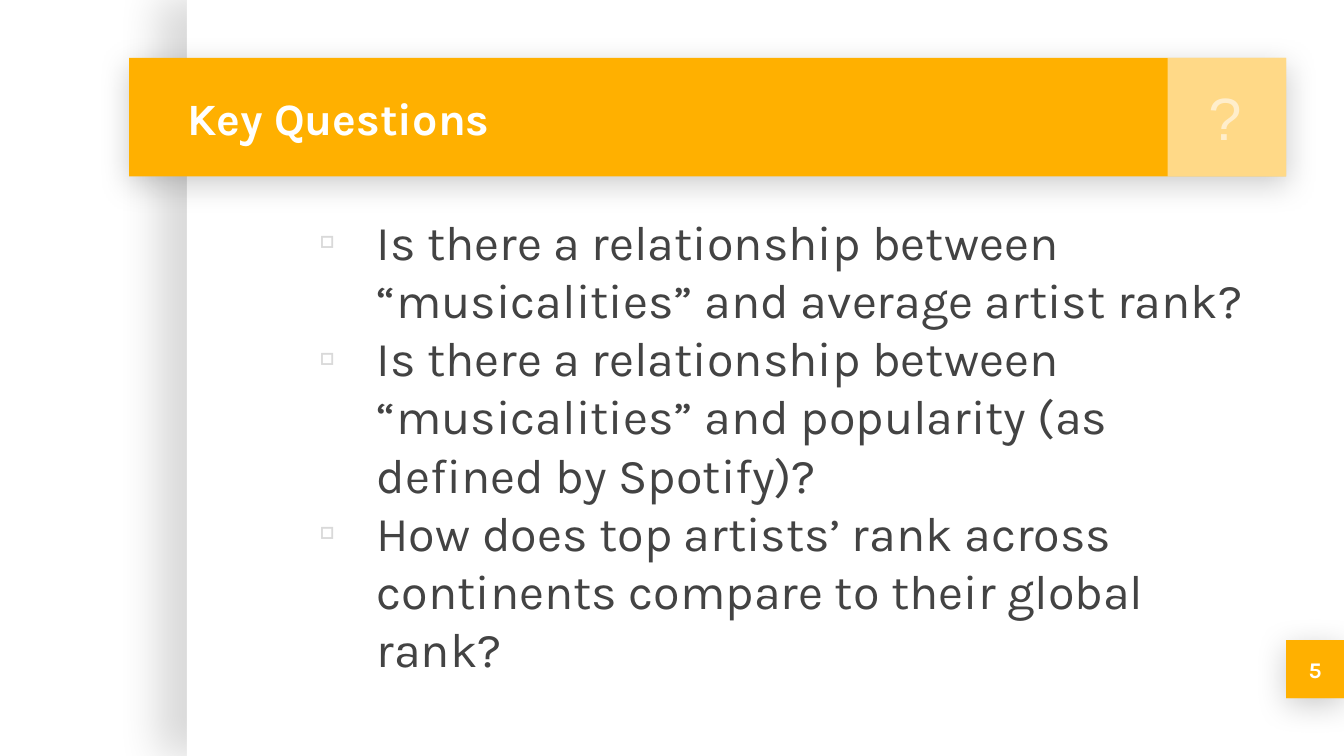
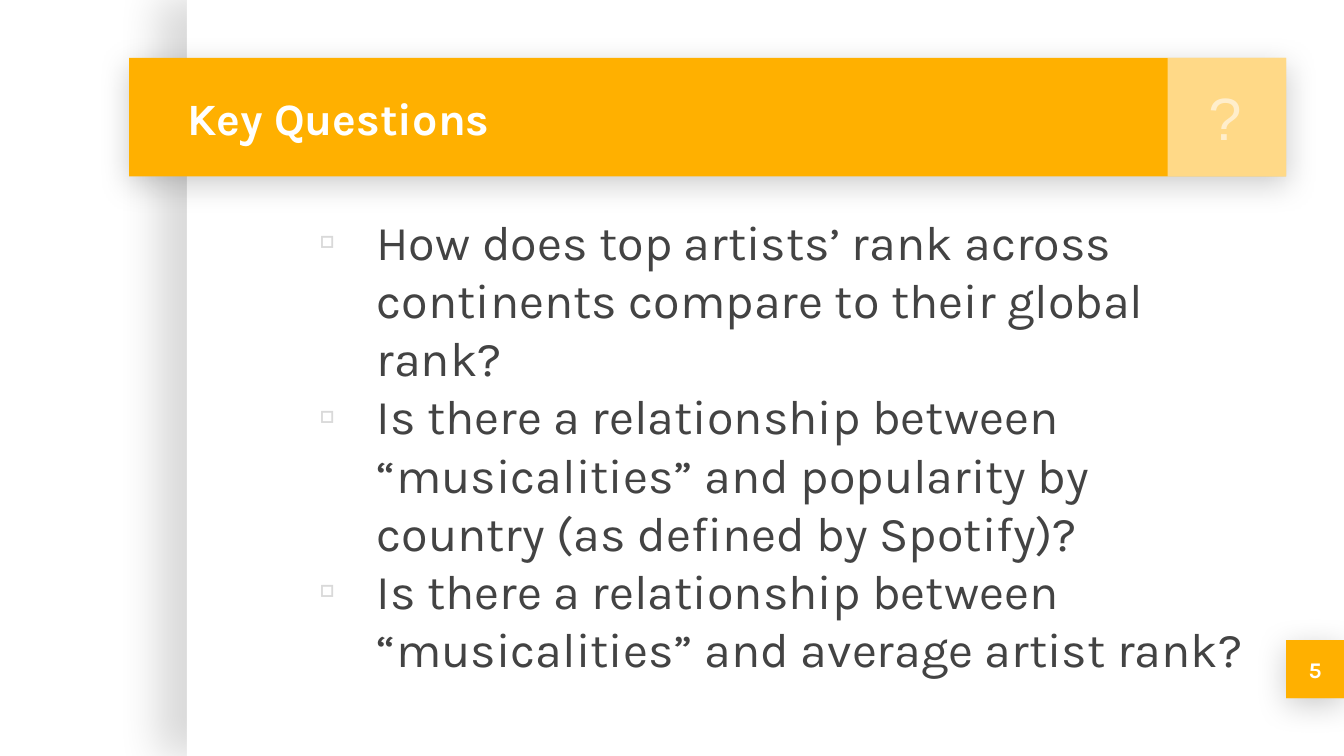
Before and after one commit to michellesimek/project_1, a slide deck: slide 5 of Project 1 PPT.pptx. Drawn at 1344x756 pixels with LibreOffice and Linux fonts; fonts in the diff are those of the drawing; background and template pictures are left out. Boxes give left, top, right and bottom in pixels: in the first picture for what was removed or moved away, otherwise in the second. Text is boxed around its words. In the diff, an @@ line names an element or a change of style, - is before the commit and + after.

```diff
--- a/Project 1 PPT.pptx
+++ b/Project 1 PPT.pptx
@@ text at box(377, 226, 1144, 562): paragraphs added @@
+  ▫ How does top artists’ rank across continents compare to their global rank?
+  ▫ Is there a relationship between “musicalities” and popularity by country (as defined by Spotify)?
@@ text at box(377, 342, 1144, 620): paragraphs removed @@
-  ▫ Is there a relationship between “musicalities” and popularity (as defined by Spotify)?
-  ▫ How does top artists’ rank across continents compare to their global rank?
```
Also in this commit, not shown: 12 other slides changed, 5 slides added.
